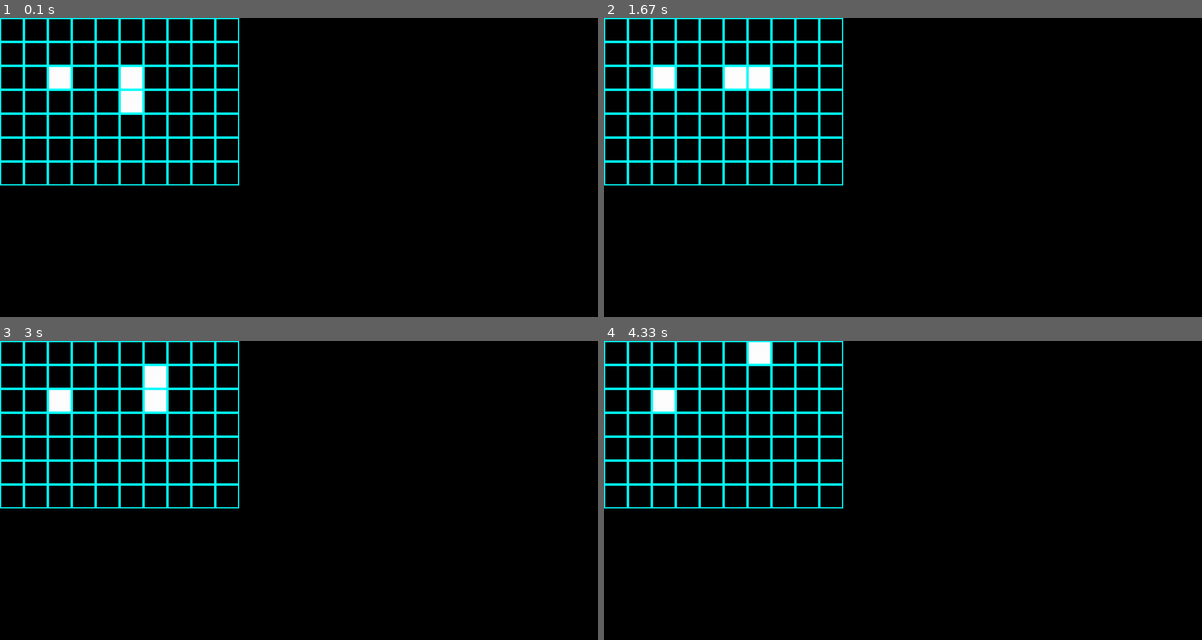
Above: before the commit, frames 1-4 (two rows, left to right).
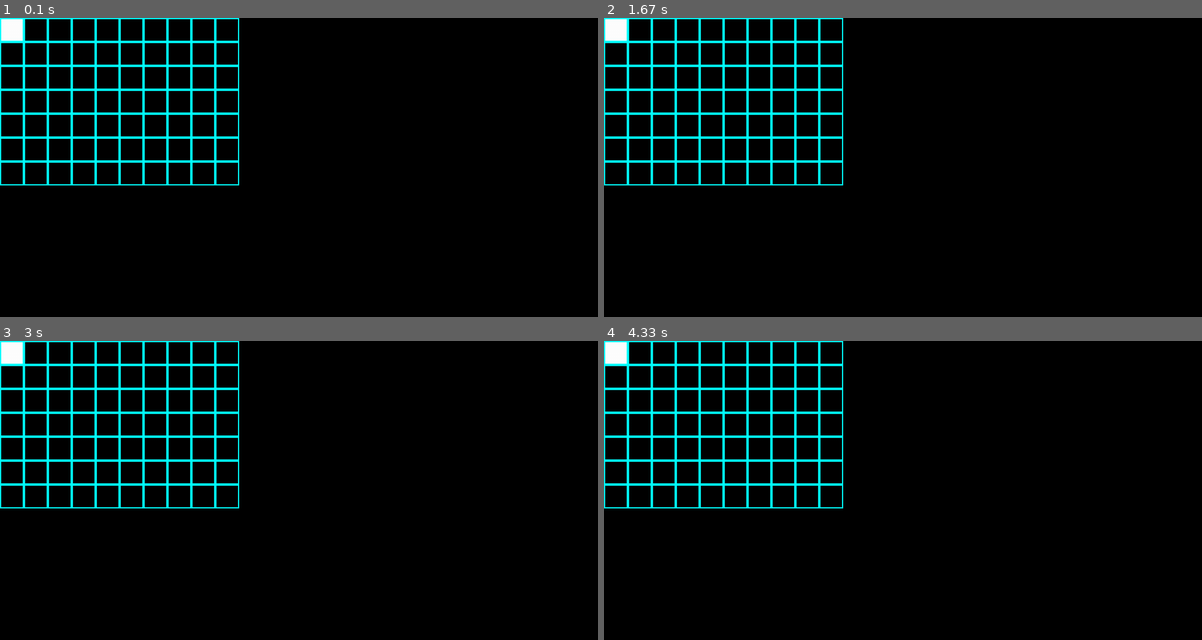
Above: after the commit, the same moments.

Repository: Alex40144/Pygame-Snake
Game: pygame game, started from main.py
Same seed, same stepped clock (60 frames per second), same inputs: the game is played once before the commit and once after it.
Inputs:
- Up to frame 1 (0.1 s): no input
- Up to frame 2 (1.67 s): hold Right 0.83-1.3 s
- Up to frame 3 (3 s): hold Left 1.9-2.37 s
- Up to frame 4 (4.33 s): no input

The runs differ from the first frame. In frame 1, 1.1% of the frame differs, in the area x 0-24%, y 0-32%; in frame 2, 1.1%; in frame 3, 1.1%; in frame 4, 0.9%.

Commit message:
converted from flow chart

Diff:
--- a/main.py
+++ b/main.py
@@ -5,7 +5,7 @@
 screen = pygame.display.set_mode((1000,500))
 pygame.display.set_caption("SNAKE!")
 
-def show():
+def show(display):
     square_size = 40
     for x in range(0, 10):
         for y in range(0,7):
@@ -26,44 +26,139 @@
 # both lists in same table, display 0-70 snake pos element 100
 # direction = D variable
 # apple = A variable
-#
-#
-#
 
 
-display = [0]*70
-snakePos = [35, 45]
-direction = 0
-apple = 22
+A = 0 #Apple
+B = 1 #On
+C = 0 #Off
+D = 0 #Direction
+E = 0 #Snake Length
+F = 80 #TEMP
+G = 0 #TEMP
+H = 0 #HEAD
+I = 0 #ITERATOR
+J = 0 #TEMP
+
+array = [0]*255
+
+array[100] = F
+
+
+def up():
+    global H
+    global array
+    H = array[0]
+    shift_snake()
+    H = H - 10
+    array[0] = H
+    return
+
+def down():
+    global H
+    global array
+    H = array[0]
+    shift_snake()
+    H = H + 10
+    array[0] = H
+    return
+
+def left():
+    global H
+    global array
+    H = array[0]
+    shift_snake()
+    H = H - 1
+    array[0] = H
+    return
+
+def right():
+    global H
+    global array
+    H = array[0]
+    shift_snake()
+    H = H + 1
+    array[0] = H
+    return
+
+def shift_snake():
+    global H
+    global I
+    global F
+    global E
+    global G
+    global array
+    get_snake_length()
+    for I in range(100, E):
+        G = array[I]
+        F = I + 1
+        array[F] = G
+    return
+
+def get_snake_length():
+    global I
+    global F
+    global E
+    global array
+    for I in range(0,70):
+        F = array[I]
+        if F == 0:
+            E = I
+            break
+    return
+
+
+def remove_last_snake():
+    global C
+    global E
+    global array
+    get_snake_length()
+    array[E] = C
+    return
+
+
 
 def update():
-    global display
-    global direction
-    global apple
-    global snakePos
+    global A
+    global B
+    global C
+    global D
+    global E
+    global F
+    global G
+    global H
+    global I
+    global J
+    global array
 
-    if direction == 0:
-        snakePos.insert(0, snakePos[0] - 10)
-    elif direction == 1:
-        snakePos.insert(0, snakePos[0] + 1)
-    elif direction == 2:
-        snakePos.insert(0, snakePos[0] + 10)
-    elif direction == 3:
-        snakePos.insert(0, snakePos[0] - 1)
+    if D == 0:
+        up()
+    elif D == 1:
+        right()
+    elif D == 2:
+        down
+    elif D == 3:
+        left
 
-    if snakePos[0] == apple:
-        apple = random.randint(0,70)
-    else:
-        snakePos.pop()
+    H = array[100]
+    if H == A:
+        A = random.randint(1,70)
+    remove_last_snake()
+    for I in range(0,69):
+        E = I + 100
+        F = array[E]
+        if F == I:
+            array[I] = B
+        else:
+            array[I] = C
 
-    for i in range(0, len(display)):
-        if i in snakePos or i == apple:
-            display[i] = 1
-        else:
-            display[i] = 0
-    show()
+        if I == A:
+            array[I] = B
+
+    show(display = array[0:70])
+    return
 
 while True:
+    print("loop")
     #quit
     for event in pygame.event.get():
         if event.type == pygame.QUIT:
@@ -71,14 +166,14 @@
             sys.exit()
         elif event.type == pygame.KEYDOWN:
             if event.key == pygame.K_LEFT:
-                direction = direction - 1
+                D = D - 1
             if event.key == pygame.K_RIGHT:
-                direction = direction + 1
+                D = D + 1
 
-            if direction > 3:
-                direction = 0
-            if direction < 0:
-                direction = 3
+            if D > 3:
+                D = 0
+            if D < 0:
+                D = 3
 
     update()
     time.sleep(1)
